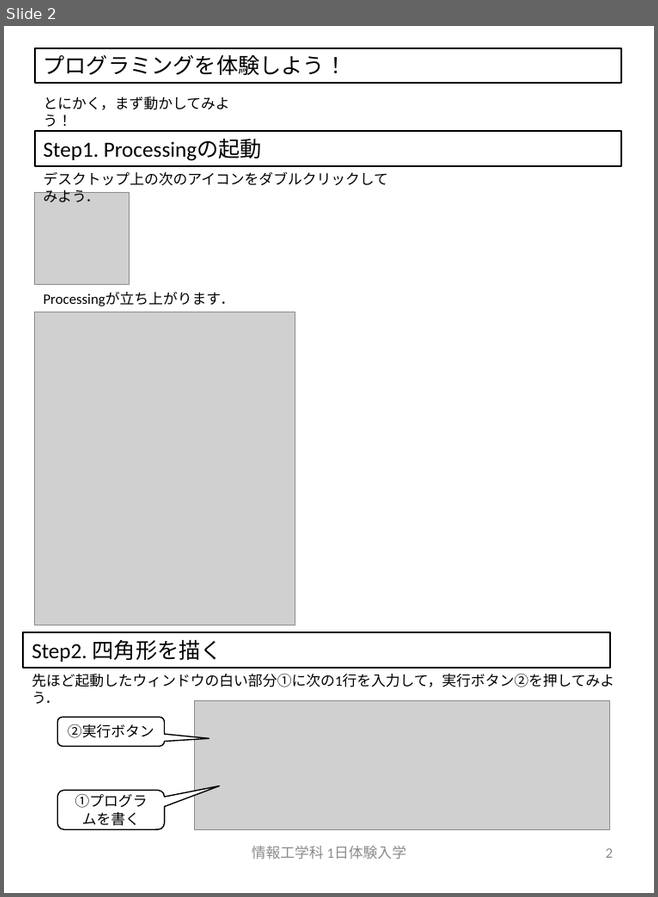
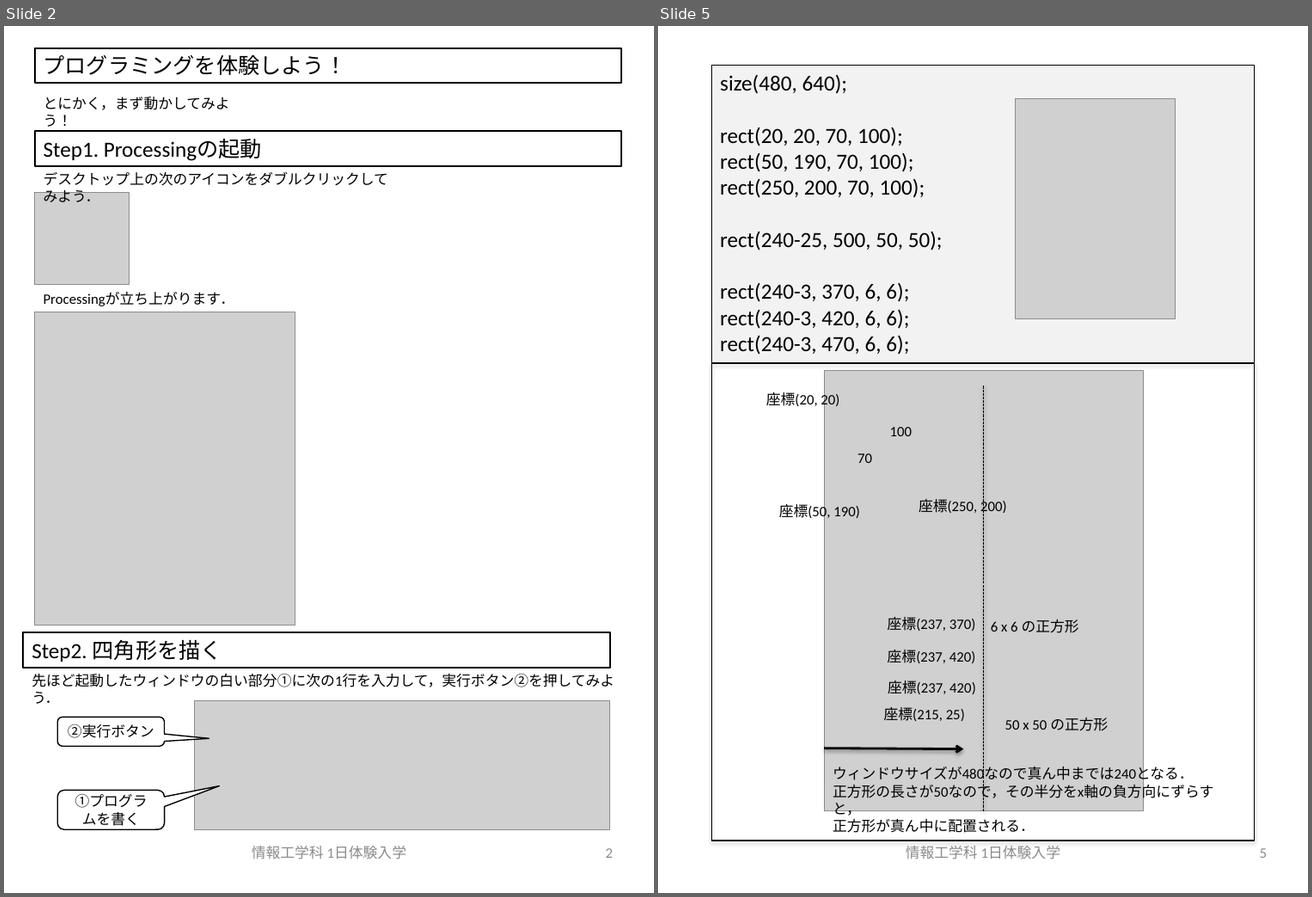
Before and after one commit to crotsu/ShootingGame_Taiken, a slide deck: Document/manual.pptx. Shown side by side, each under a label of ours: slide 2 before the commit, slides 2 and 5 after it; the slides between them are not shown. The pictures are 658x897 and 1312x897 pixels, drawn with LibreOffice and Linux fonts; fonts in the diff are those of the drawing; grey boxes stand for pictures. Boxes give left, top, right and bottom in pixels: in the first picture for what was removed or moved away, otherwise in the second. Text is boxed around its words. In the diff, an @@ line names an element or a change of style, - is before the commit and + after.

```diff
--- a/Document/manual.pptx
+++ b/Document/manual.pptx
@@ slide 5 added at (658, 26, 1308, 893), background #FFFFFF @@
@@ rectangle added at (711, 65, 1255, 362), fill #F2F2F2, outline #000000 1 pt, 18 pt, text #000000 @@
+size(480, 640);
+rect(20, 20, 70, 100);
+rect(50, 190, 70, 100);
+rect(250, 200, 70, 100);
+rect(240-25, 500, 50, 50);
+rect(240-3, 370, 6, 6);
+rect(240-3, 420, 6, 6);
+rect(240-3, 470, 6, 6);
@@ picture added at (1016, 99, 1176, 319) @@
@@ rectangle added at (711, 363, 1255, 840), outline #000000 0.75 pt @@
@@ picture added at (825, 371, 1143, 811) @@
@@ line added from (984, 810) to (984, 385), #000000 0.75 pt dashed @@
@@ text added at (766, 392, 839, 408), 12 pt, text #000000 @@
+座標(20, 20)
@@ text added at (890, 427, 913, 436), 12 pt, text #000000 @@
+100
@@ text added at (858, 453, 872, 463), 12 pt, text #000000 @@
+70
@@ text added at (779, 502, 860, 520), 12 pt, text #000000 @@
+座標(50, 190)
@@ text added at (919, 499, 1007, 515), 12 pt, text #000000 @@
+座標(250, 200)
@@ text added at (888, 617, 976, 631), 12 pt, text #000000 @@
+座標(237, 370)
@@ text added at (991, 619, 1079, 633), 12 pt, text #000000 @@
+6 x 6 の正方形
@@ text added at (888, 650, 976, 663), 12 pt, text #000000 @@
+座標(237, 420)
@@ text added at (888, 680, 976, 694), 12 pt, text #000000 @@
+座標(237, 420)
@@ text added at (884, 707, 965, 721), 12 pt, text #000000 @@
+座標(215, 25)
@@ text added at (1005, 717, 1108, 731), 12 pt, text #000000 @@
+50 x 50 の正方形
@@ arrow added from (825, 748) to (964, 749), #000000 2 pt @@
@@ text added at (833, 764, 1214, 833), 12 pt, text #000000 @@
+ウィンドウサイズが480なので真ん中までは240となる．
+正方形の長さが50なので，その半分をx軸の負方向にずらすと，
+正方形が真ん中に配置される．
@@ text added at (906, 846, 1060, 858), 12 pt, text #8C8C8C @@
+情報工学科 1日体験入学
@@ page number added at (1260, 848, 1267, 858), 12 pt, text #8C8C8C @@
+5
```
Also in this commit, not shown: 2 slides changed, 3 other slides added, 9 other files.
